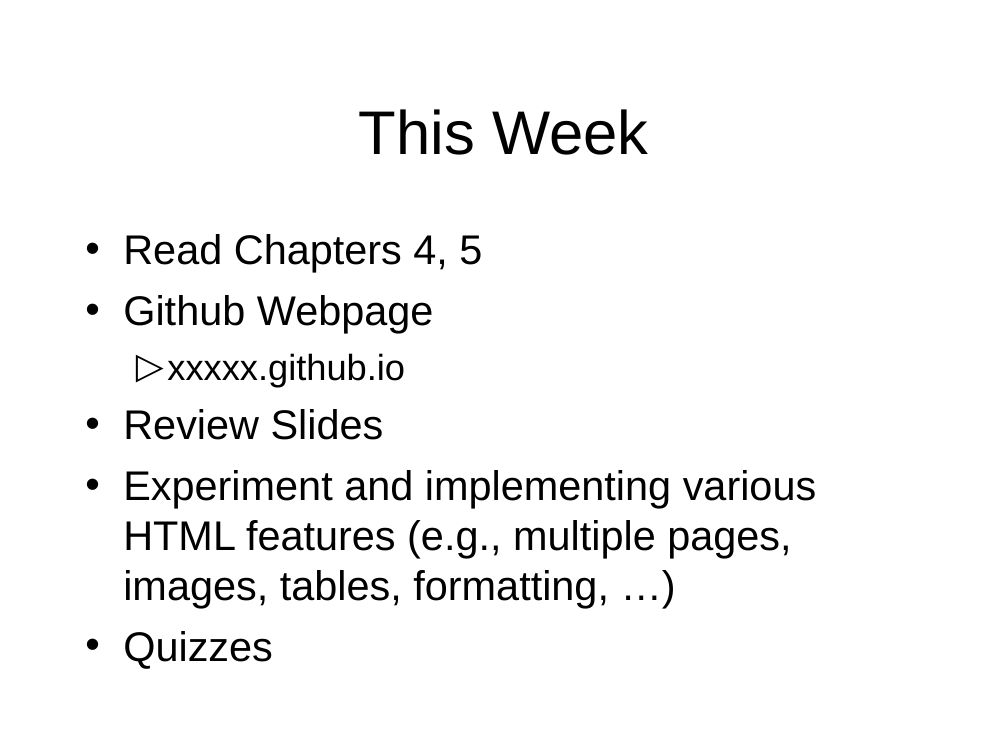
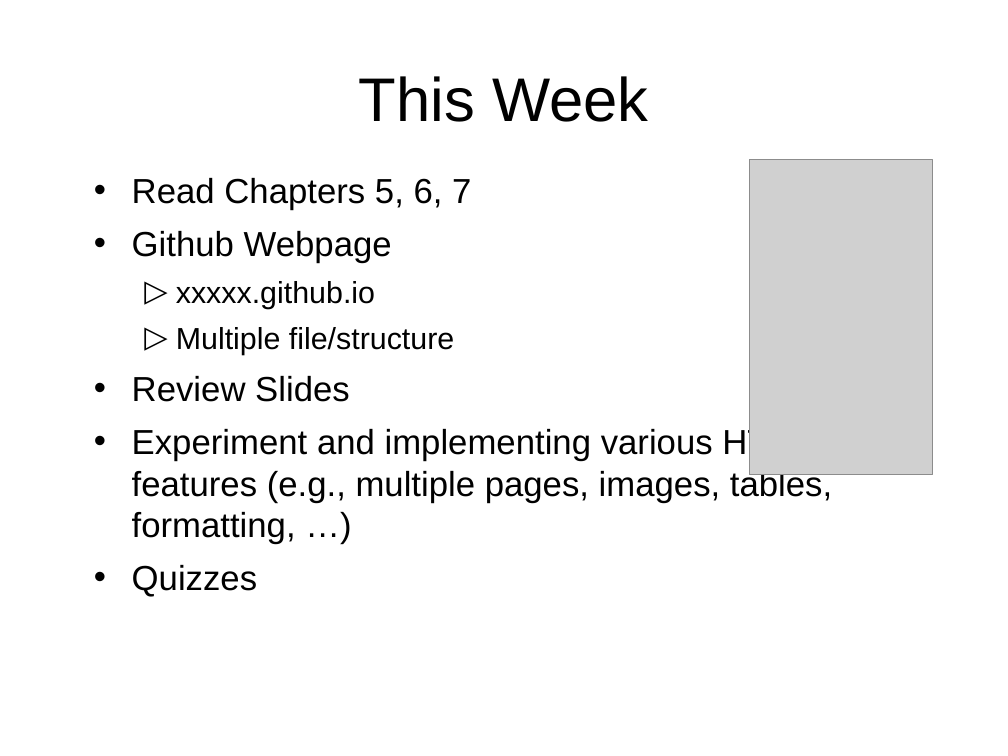
Before and after one commit to octaviordz/zjnu2017.github.io, a slide deck: slide 37 of WAD/lectures/020--HTML.Fundamentals.ppt. Drawn at 1008x756 pixels with LibreOffice and Linux fonts; fonts in the diff are those of the drawing; grey boxes stand for pictures. Boxes give left, top, right and bottom in pixels: in the first picture for what was removed or moved away, otherwise in the second. Text is boxed around its words. In the diff, an @@ line names an element or a change of style, - is before the commit and + after.

Commit message:
Slide updates WAD

```diff
--- a/WAD/lectures/020--HTML.Fundamentals.ppt
+++ b/WAD/lectures/020--HTML.Fundamentals.ppt
@@ title "This Week": place and size @@
-title "This Week" at <box>359,109,648,155</box>
+title "This Week" at <box>359,76,648,122</box>
@@ text "Read Chapters 5, 6, 7": place and size @@
-text "Read Chapters 5, 6, 7" at <box>123,234,817,669</box>
+text "Read Chapters 5, 6, 7" at <box>132,178,832,597</box>
@@ text at <box>132,178,471,210</box>: text changed; size 29.6 to 24.8 pt @@
-• Read Chapters 4, 5
+• Read Chapters 5, 6, 7
@@ picture added at <box>749,160,932,475</box> @@
@@ text at <box>132,231,832,597</box>: size 29.6 to 24.8 pt in "Github Webpage", "Review Slides", "Experiment and implementing various HTML features (e.g., ...", "Quizzes"; size 25.9 to 21.7 pt in "xxxxx.github.io" @@
@@ text at <box>176,327,454,355</box>: paragraph added @@
+  ▷ Multiple file/structure
```
Also in this commit, not shown: 4 other slides changed, 3 other files.
